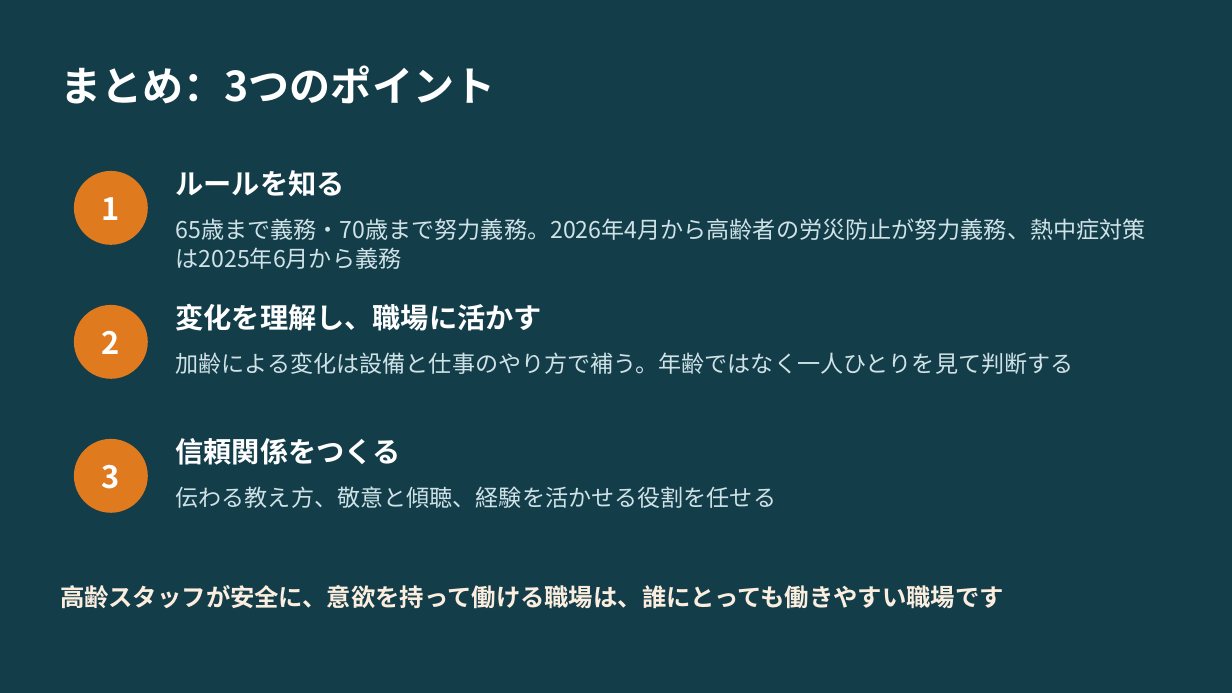
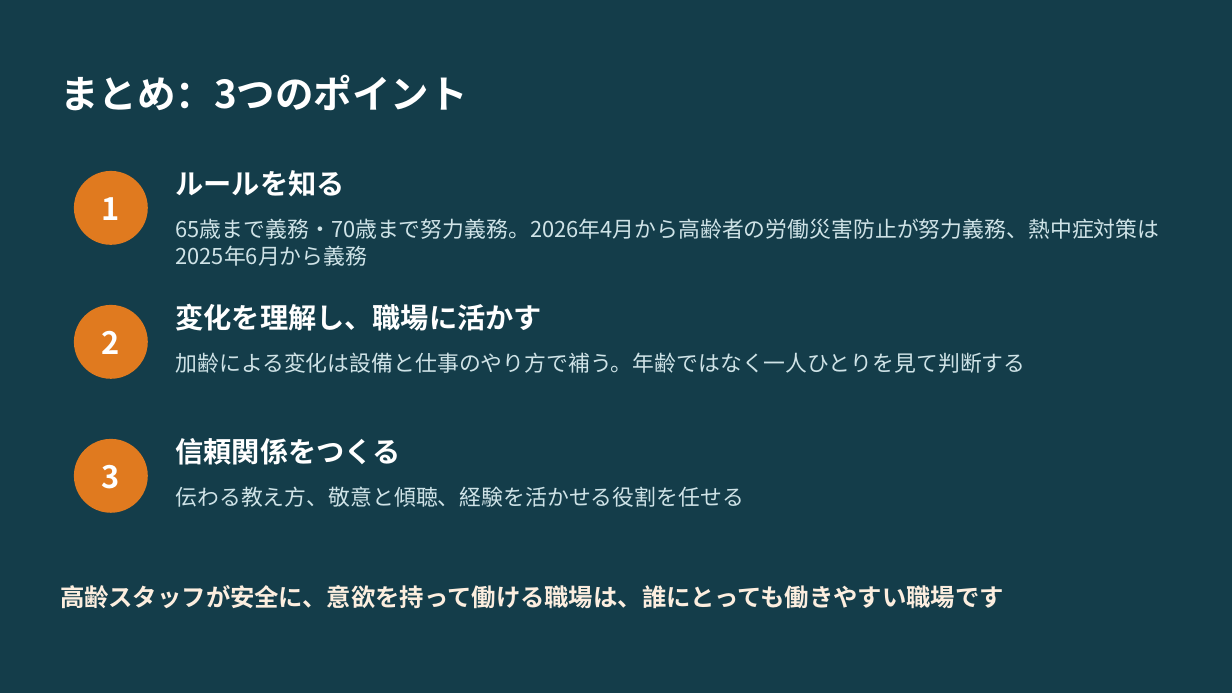
Before and after one commit to lastradezanpano/Udemy, a slide deck: slide 37 of 高齢者雇用研修/物流現場の高齢者雇用_研修スライド_v1.0.pptx. Drawn at 1232x693 pixels with LibreOffice and Linux fonts; fonts in the diff are those of the drawing. Boxes give left, top, right and bottom in pixels: in the first picture for what was removed or moved away, otherwise in the second. Text is boxed around its words. In the diff, an @@ line names an element or a change of style, - is before the commit and + after.

```diff
--- a/高齢者雇用研修/物流現場の高齢者雇用_研修スライド_v1.0.pptx
+++ b/高齢者雇用研修/物流現場の高齢者雇用_研修スライド_v1.0.pptx
@@ text "まとめ：3つのポイント": place and size @@
-text "まとめ：3つのポイント" at [60,65,495,104]
+text "まとめ：3つのポイント" at [60,74,468,111]
@@ text "まとめ：3つのポイント" at [60,74,468,111]: size 32 to 30 pt; line spacing 40pt to 38pt @@
@@ text at [176,218,1160,266]: text changed; size 18 to 17 pt @@
-65歳まで義務・70歳まで努力義務。2026年4月から高齢者の労災防止が努力義務、熱中症対策は2025年6月から義務
+65歳まで義務・70歳まで努力義務。2026年4月から高齢者の労働災害防止が努力義務、熱中症対策は2025年6月から義務
@@ text "加齢による変化は設備と仕事のやり方で補う。年齢ではなく一人ひとりを見て判断する" at [176,352,1026,373]: size 18 to 17 pt; line spacing 22pt to 21pt @@
@@ text "伝わる教え方、敬意と傾聴、経験を活かせる役割を任せる" at [176,486,745,507]: size 18 to 17 pt; line spacing 22pt to 21pt @@
```
Also in this commit, not shown: 37 other slides changed, 3 other files.
